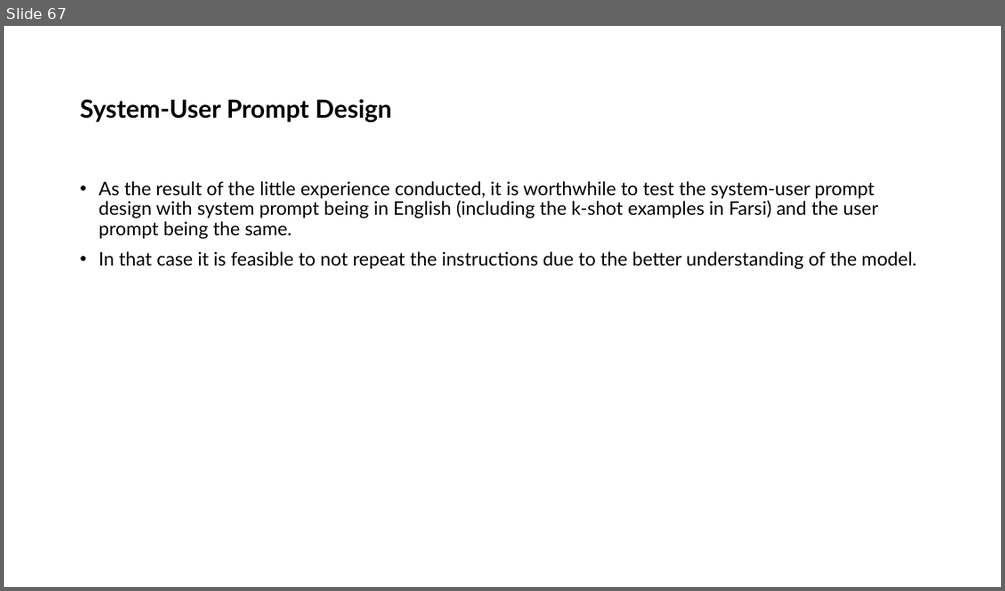
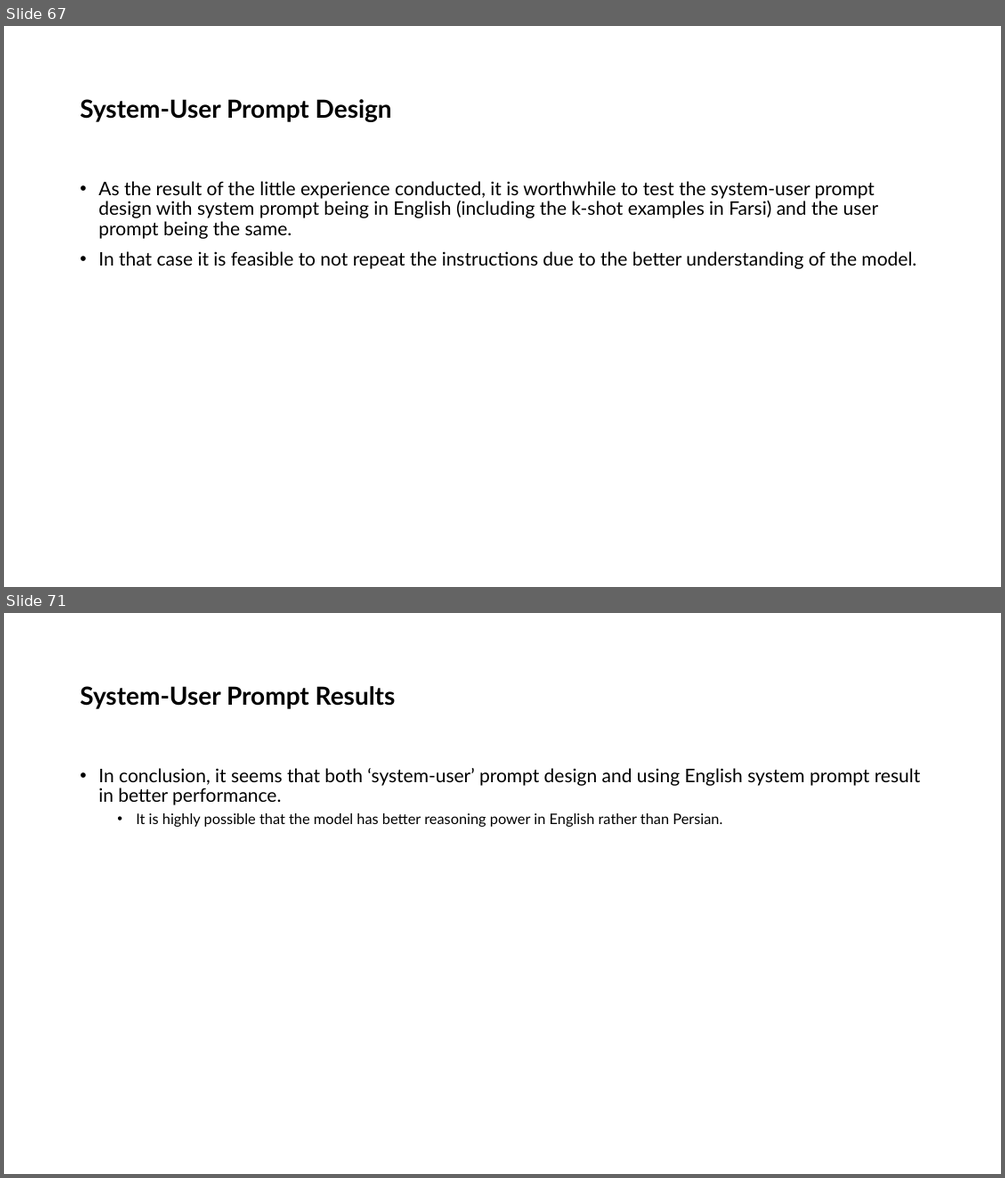
Before and after one commit to ShayanSalehi81/BachelorProject, a slide deck: Slides/Symbol Tuning.pptx. Shown one above the other, each under a label of ours: slide 67 before the commit, slides 67 and 71 after it; the slides between them are not shown. The pictures are 1005x591 and 1005x1178 pixels, drawn with LibreOffice and Linux fonts; fonts in the diff are those of the drawing. Boxes give left, top, right and bottom in pixels: in the first picture for what was removed or moved away, otherwise in the second. Text is boxed around its words. In the diff, an @@ line names an element or a change of style, - is before the commit and + after.

```diff
--- a/Slides/Symbol Tuning.pptx
+++ b/Slides/Symbol Tuning.pptx
@@ slide 71 added at (x1=4, y1=613, x2=1001, y2=1174), background #FFFFFF @@
@@ title added at (x1=80, y1=686, x2=396, y2=709), 24 pt, text #000000, bold @@
+System-User Prompt Results
@@ text added at (x1=98, y1=768, x2=921, y2=827), 18 pt, text #000000 @@
+• In conclusion, it seems that both ‘system-user’ prompt design and using English system prompt result in better performance.
+  • It is highly possible that the model has better reasoning power in English rather than Persian.
```
Also in this commit, not shown: 4 other slides added, 1 other file.
